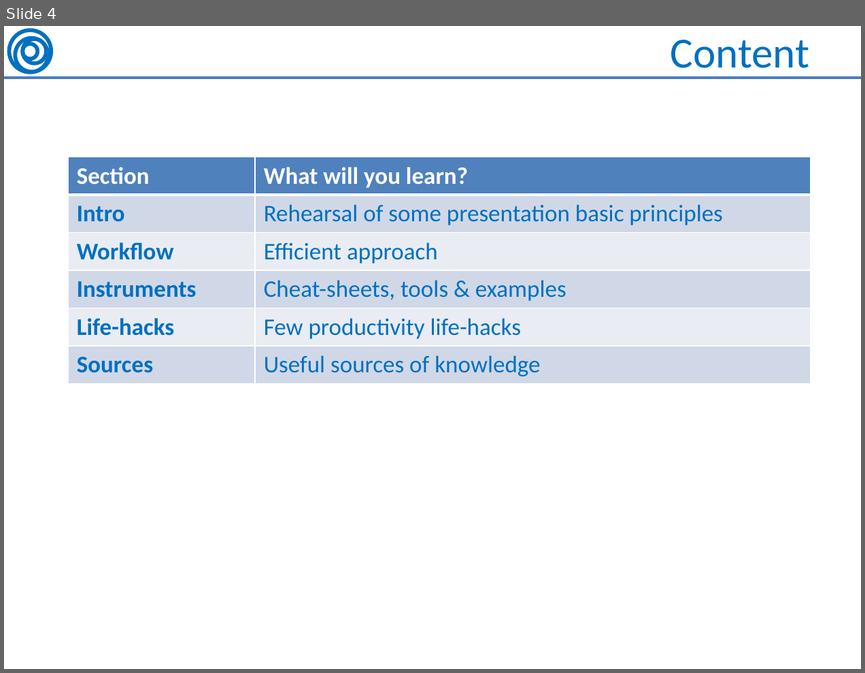
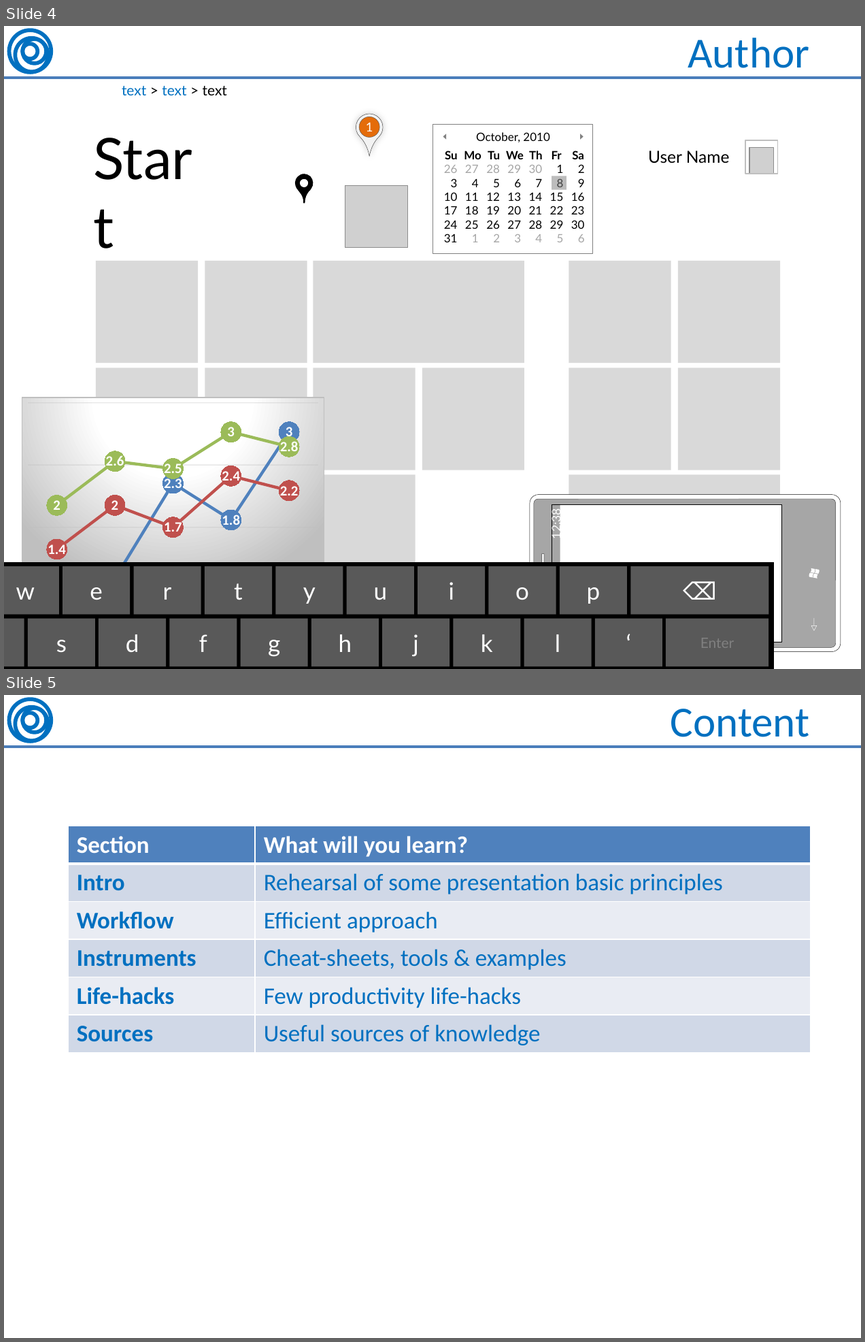
Before and after one commit to OleksiyRudenko/_under-development, a slide deck: soft-skills--Presentation/Presentation about Presentation.pptx. Shown one above the other, each under a label of ours: slide 4 before the commit, slides 4 and 5 after it. The pictures are 865x673 and 865x1342 pixels, drawn with LibreOffice and Linux fonts; fonts in the diff are those of the drawing; grey boxes stand for pictures; background and template pictures are left out. Boxes give left, top, right and bottom in pixels: in the first picture for what was removed or moved away, otherwise in the second. Text is boxed around its words. In the diff, an @@ line names an element or a change of style, - is before the commit and + after.

```diff
--- a/soft-skills--Presentation/Presentation about Presentation.pptx
+++ b/soft-skills--Presentation/Presentation about Presentation.pptx
@@ slide 4 added at (x1=4, y1=26, x2=861, y2=669), background #FFFFFF; not listed: 5 template elements that a slide beside it also shows @@
@@ title added at (x1=687, y1=38, x2=809, y2=78), 36 pt, text #0070C0 @@
+Author
@@ text added at (x1=122, y1=86, x2=227, y2=95), 12 pt, text #0070C0 @@
+text > text > text
@@ teardrop added at (x1=351, y1=108, x2=388, y2=146), fill #F2F2F2, outline #404040 0.25 pt @@
@@ ellipse added at (x1=359, y1=117, x2=379, y2=138), fill #E46C0A, outline #595959 0.25 pt, 10.5 pt, text #FFFFFF @@
+1
@@ freeform shape added at (x1=295, y1=174, x2=313, y2=203), fill #000000 @@
@@ picture added at (x1=345, y1=185, x2=407, y2=247) @@
@@ group added at (x1=432, y1=125, x2=593, y2=253): 49 texts, 3 rectangles, 2 triangles @@
+October, 2010
+Su
+Mo
+Tu
+We
+Th
+Fr
+Sa
+26
+27
+28
+29
+30
+1
+2
+3
+4
+5
+6
+7
+8
+9
+10
+11
+12
+13
+14
+15
+16
+17
+18
+19
+20
+21
+22
+23
+24
+25
+26
+27
+28
+29
+30
+31
+1
+2
+3
+4
+5
+6
@@ group added at (x1=84, y1=118, x2=781, y2=576): 15 rectangles, 2 texts, 1 picture @@
+Start
+User Name
@@ line chart added at (x1=21, y1=397, x2=324, y2=658) @@
+categories: 1, 2, 3, 4, 5
+Series 1: 0.5, 1, 2.3, 1.8, 3
+Series 2: 1.4, 2, 1.7, 2.4, 2.2
+Series 3: 2, 2.6, 2.5, 3, 2.8
@@ group added at (x1=529, y1=495, x2=840, y2=652): 4 flow chart online storages, 3 rounded rectangles, 2 rectangles, 1 left arrow @@
+12:38
@@ group added at (x1=4, y1=562, x2=773, y2=669): 22 rectangles @@
+a
+w
+e
+r
+t
+y
+u
+i
+o
+p
+⌫
+s
+f
+d
+g
+h
+j
+k
+l
+‘
+Enter
@@ what was slide 4 is now slide 5 @@
```
Also in this commit, not shown: 1 slide changed, 1 other slide added, 1 slide removed, 9 other files.
